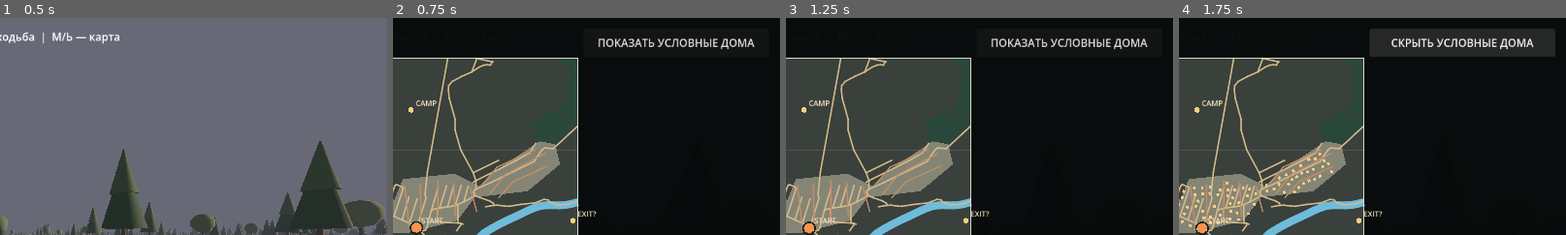
Above: before the commit, frames 1-4 (left to right).
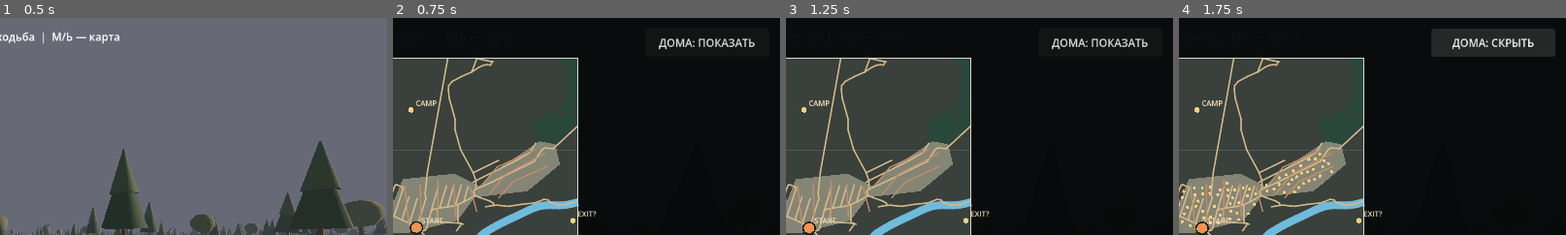
Above: after the commit, the same moments.

Repository: blacklambcult/chernozerye
Game: Godot game, scene res://main.tscn
The game is run twice, just before and just after one commit, with the same random seed, the same clock (stepped at 60 frames per second) and the same inputs.
Inputs (mouse positions are % of the whole screen's width and height, from its top left):
- Up to frame 1 (0.5 s): no input
- Up to frame 2 (0.75 s): tap Enter at 0.5 s; move the mouse to (72, 45) at 0.52 s; hold D from 0.53 s (still down); tap M at 0.6 s; click (72, 45) at 0.67 s
- Up to frame 3 (1.25 s): keep holding D; tap Space at 0.77 s
- Up to frame 4 (1.75 s): release D at 1.25 s; click "ПОКАЗАТЬ УСЛОВНЫЕ ДОМА" (after the commit: "ДОМА: ПОКАЗАТЬ") at 1.25 s
The pictures show only the part of the screen within x 50-100%, y 0-50%; the shares and areas given below are measured in that part.

Frame 1 is identical in both runs. In frame 2, 1.1% of the frame differs, in the area x 52-94%, y 9-15%; in frame 3, 1.1%; in frame 4, 2.8%, in the area x 49-92%, y 4-18%.

Commit message:
ui: shorten house toggle so it fits inside the game window

Diff:
--- a/godot/world.gd
+++ b/godot/world.gd
@@ -341,10 +341,10 @@
         features = source.get("features", [])
     map_panel.initialize(self, get_node("GeographyBlockoutV07"), get_node("Player"), features)
     houses_button = Button.new()
-    houses_button.text = "ПОКАЗАТЬ УСЛОВНЫЕ ДОМА"
+    houses_button.text = "ДОМА: ПОКАЗАТЬ"
     map_root.add_child(houses_button)
     houses_button.set_anchors_preset(Control.PRESET_TOP_RIGHT)
-    houses_button.offset_left = -292.0
+    houses_button.offset_left = -200.0
     houses_button.offset_top = 16.0
     houses_button.offset_right = -16.0
     houses_button.offset_bottom = 58.0
@@ -353,7 +353,7 @@
 func _toggle_houses() -> void:
     var show := not bool(map_panel.get("show_houses"))
     map_panel.set("show_houses", show)
-    houses_button.text = "СКРЫТЬ УСЛОВНЫЕ ДОМА" if show else "ПОКАЗАТЬ УСЛОВНЫЕ ДОМА"
+    houses_button.text = "ДОМА: СКРЫТЬ" if show else "ДОМА: ПОКАЗАТЬ"
     map_panel.queue_redraw()
 
 func _input(event: InputEvent) -> void:
